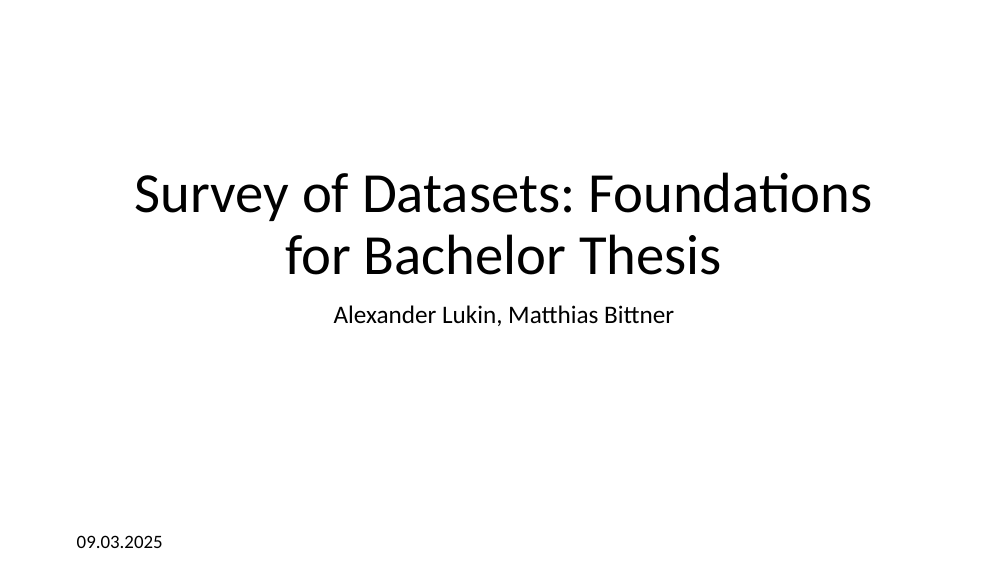
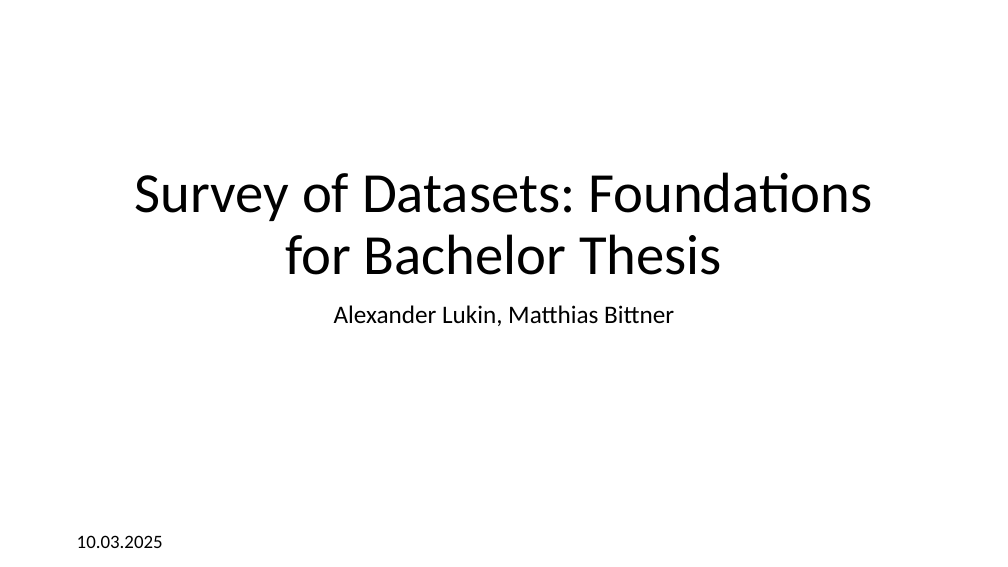
Before and after one commit to lookinALX/Data_Science_and_Co_TU_Wien, a slide deck: slide 1 of BA/datasets_survey_presentation.pptx. Drawn at 1008x567 pixels with LibreOffice and Linux fonts; fonts in the diff are those of the drawing; background and template pictures are left out. Boxes give left, top, right and bottom in pixels: in the first picture for what was removed or moved away, otherwise in the second. Text is boxed around its words. In the diff, an @@ line names an element or a change of style, - is before the commit and + after.

```diff
--- a/BA/datasets_survey_presentation.pptx
+++ b/BA/datasets_survey_presentation.pptx
@@ text at [77, 535, 163, 548]: text changed @@
-09.03.2025
+10.03.2025
```
Also in this commit, not shown: 1 other slide changed, 8 slides added, 1 other file.
